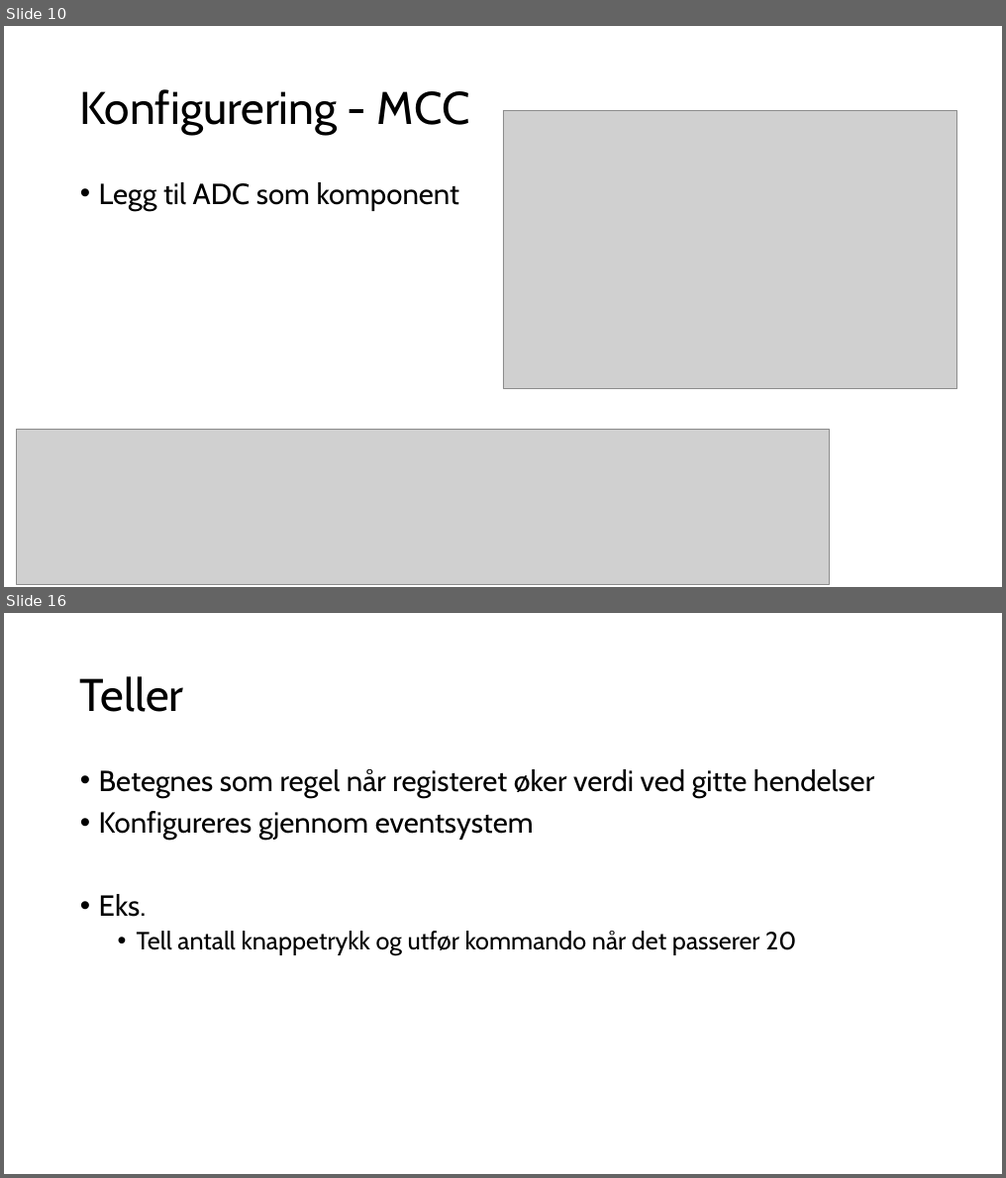
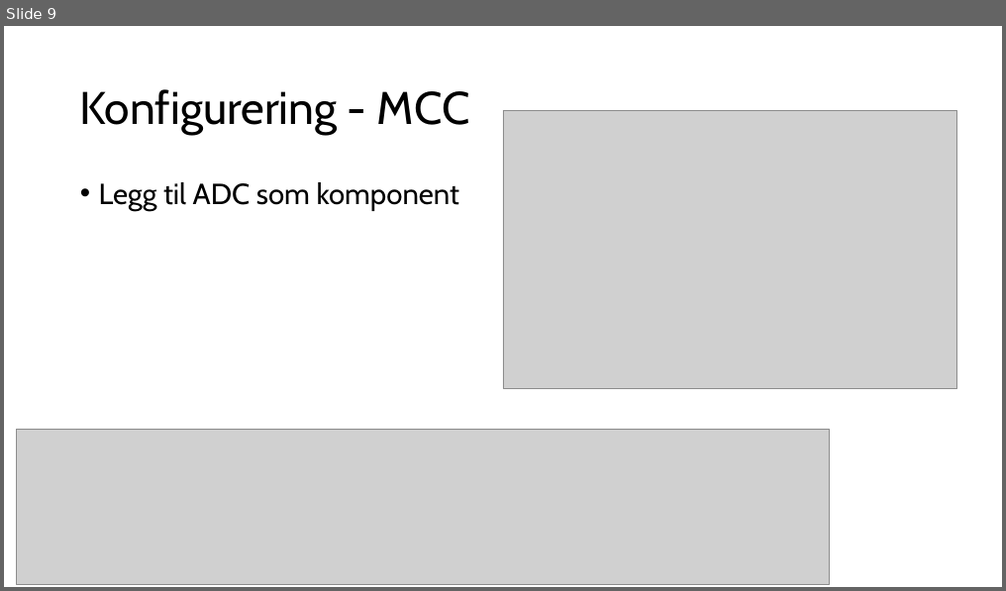
Before and after one commit to ElektraVerksted/AVR-kurs, a slide deck: Kursdag 2/Dag to.pptx. Shown one above the other, each under a label of ours: slides 10 and 16 before the commit, slide 9 after it; the slides between them are not shown. The pictures are 1006x1178 and 1006x591 pixels, drawn with LibreOffice and Linux fonts; fonts in the diff are those of the drawing; grey boxes stand for pictures. Boxes give left, top, right and bottom in pixels: in the first picture for what was removed or moved away, otherwise in the second. Text is boxed around its words. In the diff, an @@ line names an element or a change of style, - is before the commit and + after.

```diff
--- a/Kursdag 2/Dag to.pptx
+++ b/Kursdag 2/Dag to.pptx
@@ slide 16 removed at box(4, 613, 1002, 1174), background #FFFFFF @@
@@ title removed at box(80, 676, 184, 712) @@
-Teller
@@ text removed at box(99, 769, 874, 956) @@
-• Betegnes som regel når registeret øker verdi ved gitte hendelser
-• Konfigureres gjennom eventsystem
-• Eks.
-  • Tell antall knappetrykk og utfør kommando når det passerer 20
@@ what was slide 10 is now slide 9 @@
```
Also in this commit, not shown: 7 slides changed, 3 other slides removed, 2 other files.
